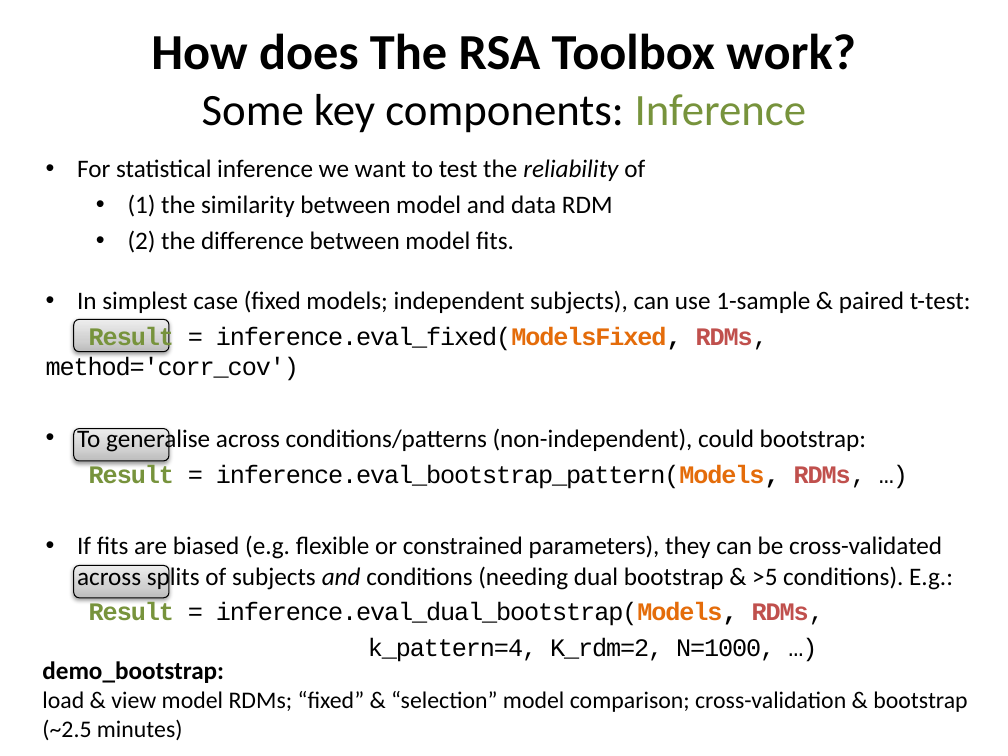
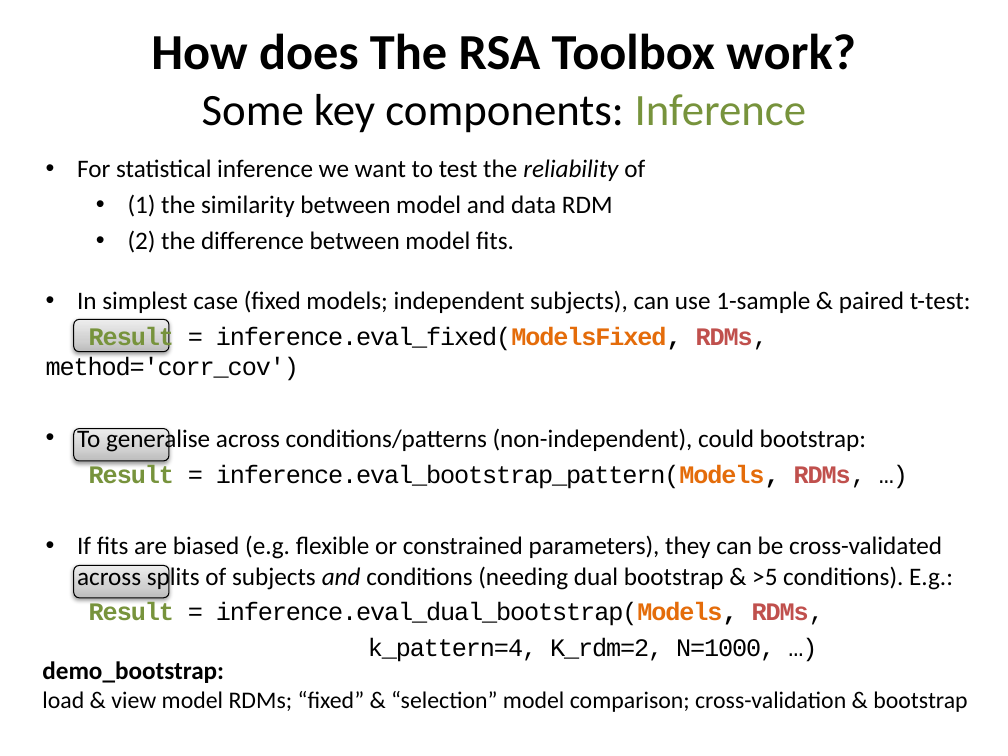
Before and after one commit to MRC-CBU/COGNESTIC, a slide deck: slide 44 of 09_MVPA_MRI/COGNESTIC26_MVPA_djm_part2.pptx. Drawn at 1008x756 pixels with LibreOffice and Linux fonts; fonts in the diff are those of the drawing. Boxes give left, top, right and bottom in pixels: in the first picture for what was removed or moved away, otherwise in the second. Text is boxed around its words. In the diff, an @@ line names an element or a change of style, - is before the commit and + after.

```diff
--- a/09_MVPA_MRI/COGNESTIC26_MVPA_djm_part2.pptx
+++ b/09_MVPA_MRI/COGNESTIC26_MVPA_djm_part2.pptx
@@ text at box(42, 719, 183, 740): paragraph removed @@
-(~2.5 minutes)
```
Also in this commit, not shown: 3 other slides changed.
